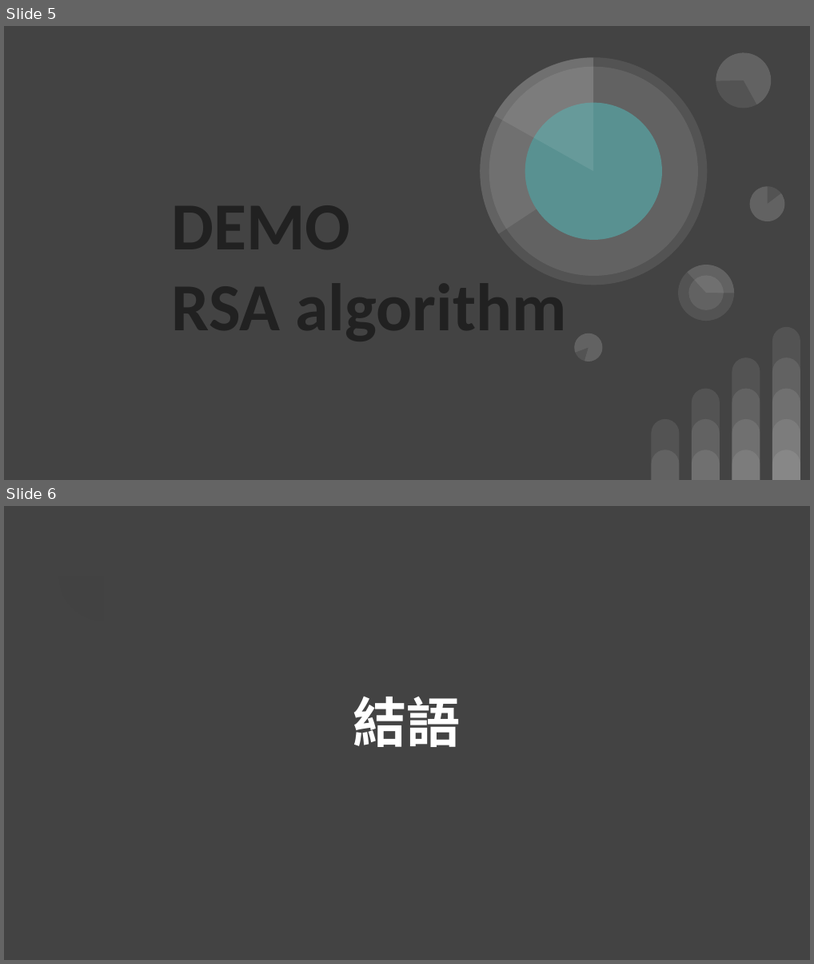
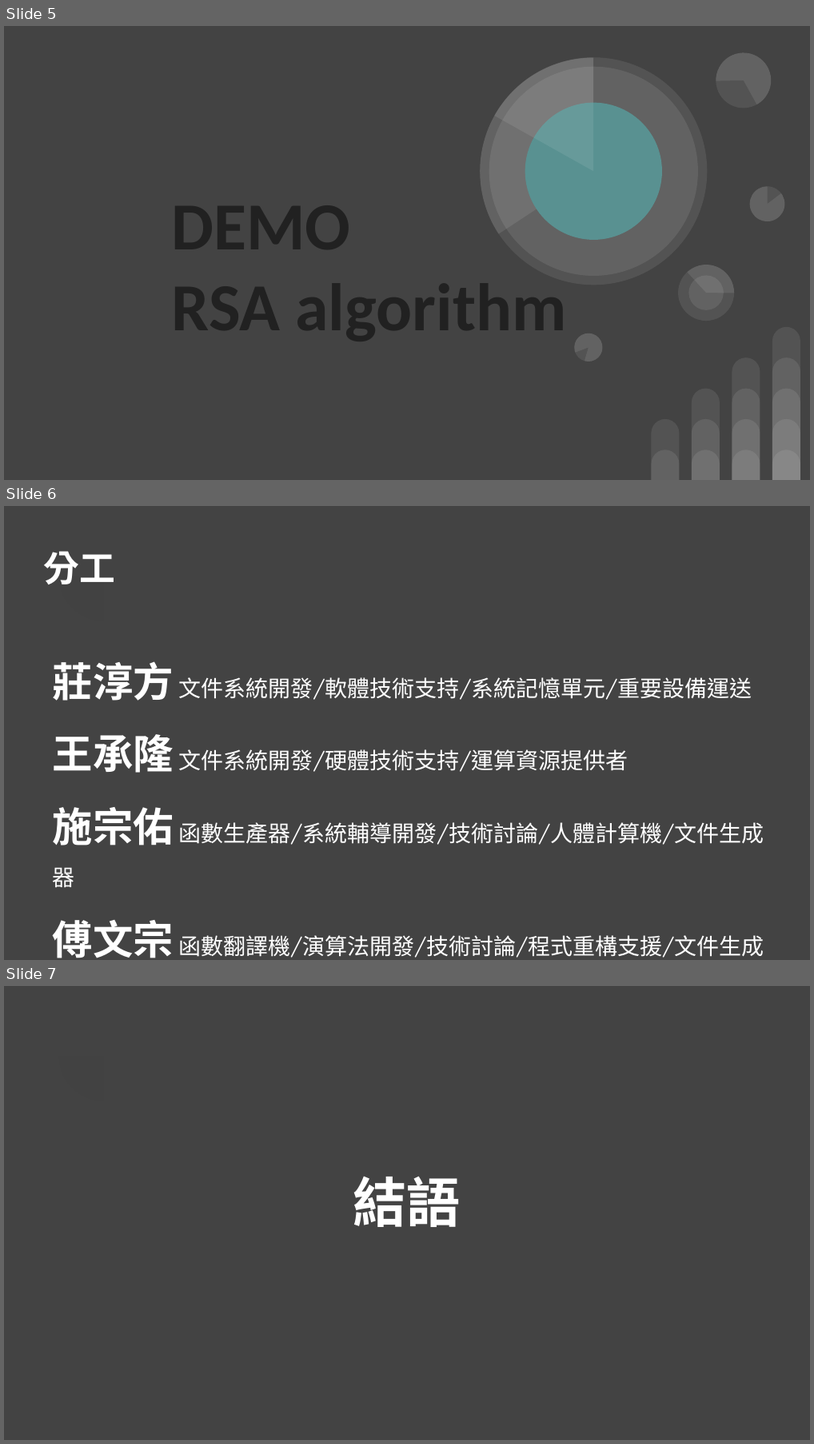
Before and after one commit to tomorrow-have-advanced-calculus/document, a slide deck: RSA-algorithm-assembly.pptx. Shown one above the other, each under a label of ours: slides 5 and 6 before the commit, slides 5, 6 and 7 after it. The pictures are 814x964 and 814x1444 pixels, drawn with LibreOffice and Linux fonts; fonts in the diff are those of the drawing; background and template pictures are left out. Boxes give left, top, right and bottom in pixels: in the first picture for what was removed or moved away, otherwise in the second. Text is boxed around its words. In the diff, an @@ line names an element or a change of style, - is before the commit and + after.

Commit message:
[update] 再次上傳?

```diff
--- a/RSA-algorithm-assembly.pptx
+++ b/RSA-algorithm-assembly.pptx
@@ slide 6 added at [4,506,810,960], background #434343; not listed: 2 template elements that a slide beside it also shows @@
@@ title added at [44,551,116,584], 32 pt, text #FFFFFF, bold @@
+分工
@@ text added at [53,661,764,958], 20 pt, text #FFFFFF @@
+莊淳方 文件系統開發/軟體技術支持/系統記憶單元/重要設備運送
+王承隆 文件系統開發/硬體技術支持/運算資源提供者
+施宗佑 函數生產器/系統輔導開發/技術討論/人體計算機/文件生成器
+傅文宗 函數翻譯機/演算法開發/技術討論/程式重構支援/文件生成器
@@ what was slide 6 is now slide 7 @@
```
